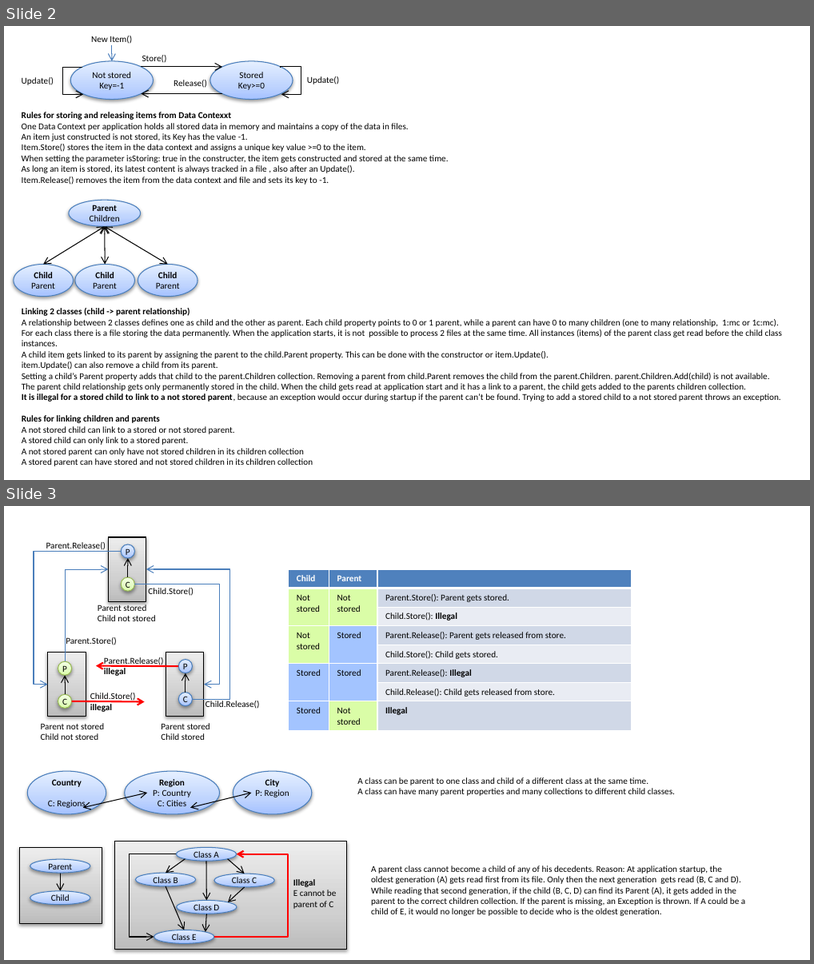
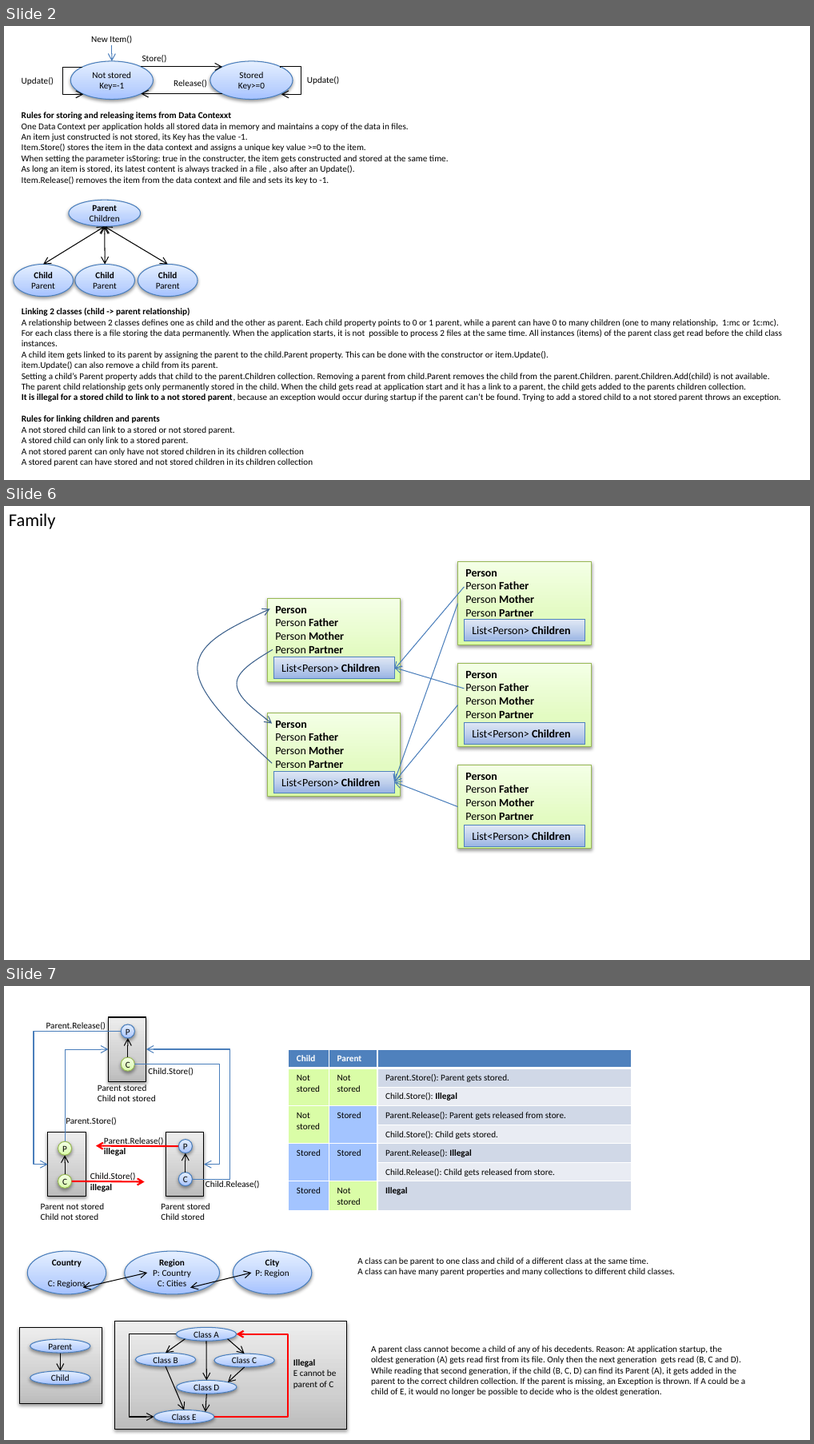
Before and after one commit to PeterHuberSg/StorageLib, a slide deck: Design.pptx. Shown one above the other, each under a label of ours: slides 2 and 3 before the commit, slides 2, 6 and 7 after it; the slides between them are not shown. The pictures are 814x964 and 814x1444 pixels, drawn with LibreOffice and Linux fonts; fonts in the diff are those of the drawing. Boxes give left, top, right and bottom in pixels: in the first picture for what was removed or moved away, otherwise in the second. Text is boxed around its words. In the diff, an @@ line names an element or a change of style, - is before the commit and + after.

```diff
--- a/Design.pptx
+++ b/Design.pptx
@@ slide 6 added at box(4, 506, 810, 960), background #FFFFFF @@
@@ text added at box(9, 513, 56, 529), 16 pt, text #000000 @@
+Family
@@ rectangle added at box(458, 562, 591, 645), fill gradient #DAFDA7 to #E4FCC2 to #F5FFE7, outline #98B955 0.75 pt, 10 pt, text #000000, bold @@
+Person
+Person Father
+Person Mother
+Person Partner
@@ rectangle added at box(268, 598, 401, 682), fill gradient #DAFDA7 to #E4FCC2 to #F5FFE7, outline #98B955 0.75 pt, 10 pt, text #000000, bold @@
+Person
+Person Father
+Person Mother
+Person Partner
@@ arrow added from (465, 587) to (394, 670), #4B7EBC 0.75 pt @@
@@ freeform shape added at box(198, 608, 273, 763), outline #3A5F8C 0.75 pt @@
@@ arrow added from (458, 604) to (394, 782), #4B7EBC 0.75 pt @@
@@ rectangle added at box(465, 620, 586, 641), fill gradient #9AB5E4 to #C2D1ED to #E1E8F5, outline #4F81BD 0.75 pt, 10 pt, text #000000 @@
+List<Person> Children
@@ freeform shape added at box(237, 649, 274, 724), outline #3A5F8C 0.75 pt @@
@@ rectangle added at box(274, 656, 395, 679), fill gradient #9AB5E4 to #C2D1ED to #E1E8F5, outline #4F81BD 0.75 pt, 10 pt, text #000000 @@
+List<Person> Children
@@ arrow added from (465, 688) to (394, 668), #4B7EBC 0.75 pt @@
@@ rectangle added at box(458, 664, 591, 747), fill gradient #DAFDA7 to #E4FCC2 to #F5FFE7, outline #98B955 0.75 pt, 10 pt, text #000000, bold @@
+Person
+Person Father
+Person Mother
+Person Partner
@@ rectangle added at box(268, 712, 401, 796), fill gradient #DAFDA7 to #E4FCC2 to #F5FFE7, outline #98B955 0.75 pt, 10 pt, text #000000, bold @@
+Person
+Person Father
+Person Mother
+Person Partner
@@ arrow added from (458, 705) to (394, 782), #4B7EBC 0.75 pt @@
@@ rectangle added at box(465, 722, 586, 744), fill gradient #9AB5E4 to #C2D1ED to #E1E8F5, outline #4F81BD 0.75 pt, 10 pt, text #000000 @@
+List<Person> Children
@@ rectangle added at box(458, 765, 591, 848), fill gradient #DAFDA7 to #E4FCC2 to #F5FFE7, outline #98B955 0.75 pt, 10 pt, text #000000, bold @@
+Person
+Person Father
+Person Mother
+Person Partner
@@ rectangle added at box(274, 771, 395, 792), fill gradient #9AB5E4 to #C2D1ED to #E1E8F5, outline #4F81BD 0.75 pt, 10 pt, text #000000 @@
+List<Person> Children
@@ arrow added from (458, 807) to (394, 782), #4B7EBC 0.75 pt @@
@@ rectangle added at box(465, 824, 586, 846), fill gradient #9AB5E4 to #C2D1ED to #E1E8F5, outline #4F81BD 0.75 pt, 10 pt, text #000000 @@
+List<Person> Children
@@ what was slide 3 is now slide 7 @@
```
Also in this commit, not shown: 3 other slides added, 26 other files.
